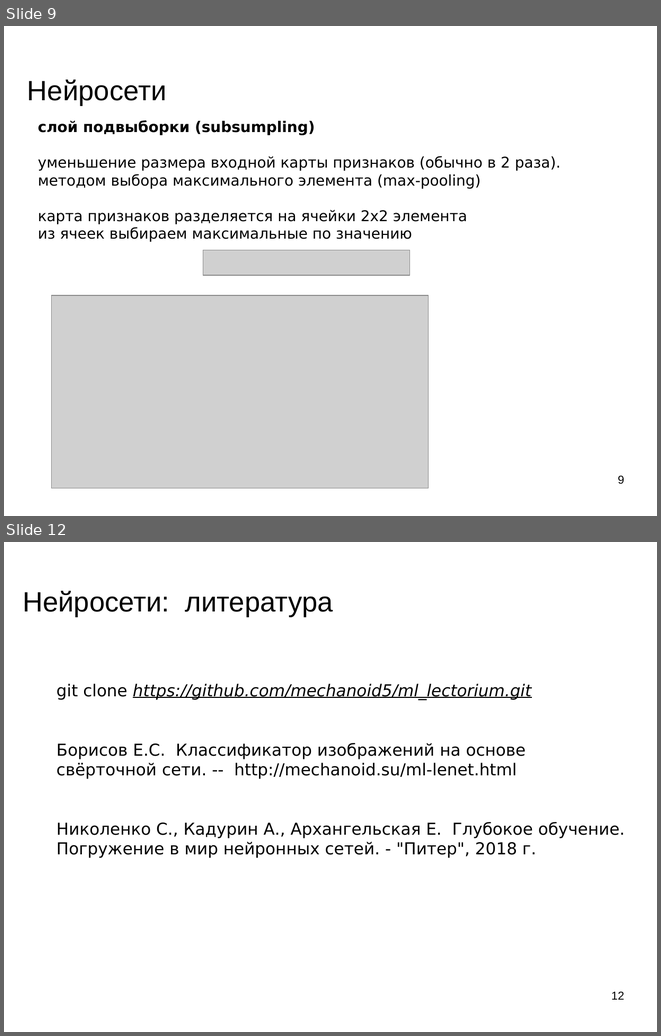
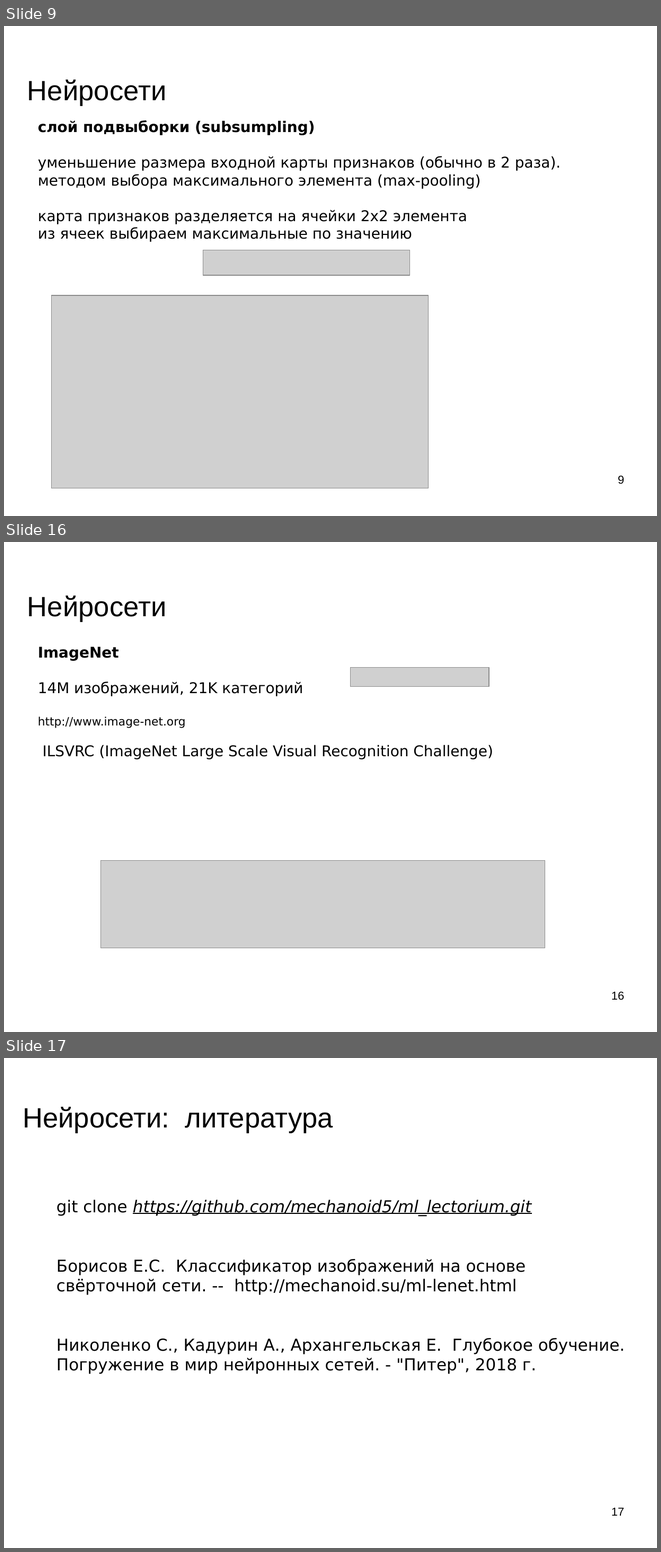
Before and after one commit to mechanoid5/ml_lectorium_legacy, a slide deck: 20-convnet.odp. Shown one above the other, each under a label of ours: slides 9 and 12 before the commit, slides 9, 16 and 17 after it; the slides between them are not shown. The pictures are 661x1036 and 661x1552 pixels, drawn with LibreOffice and Linux fonts; fonts in the diff are those of the drawing; grey boxes stand for pictures; background and template pictures are left out. Boxes give left, top, right and bottom in pixels: in the first picture for what was removed or moved away, otherwise in the second. Text is boxed around its words. In the diff, an @@ line names an element or a change of style, - is before the commit and + after.

```diff
--- a/20-convnet.odp
+++ b/20-convnet.odp
@@ slide 16 added at (4,542,657,1032), background picture (left out) @@
@@ title added at (27,596,166,622), 33.9 pt, text #000000 @@
+Нейросети
@@ text added at (38,646,493,759), 18 pt, text #000000 @@
+ImageNet
+14M изображений, 21K категорий
+http://www.image-net.org
+ILSVRC (ImageNet Large Scale Visual Recognition Challenge)
@@ picture added at (351,668,489,687) @@
@@ picture added at (100,860,545,948) @@
@@ page number added at (611,991,624,1000), 14 pt, text #000000 @@
+16
@@ what was slide 12 is now slide 17 @@
@@ page number at (611,1507,624,1515): text changed @@
-12
+17
```
Also in this commit, not shown: 1 slide changed, 5 other slides added, 1 slide removed, 7 other files.
